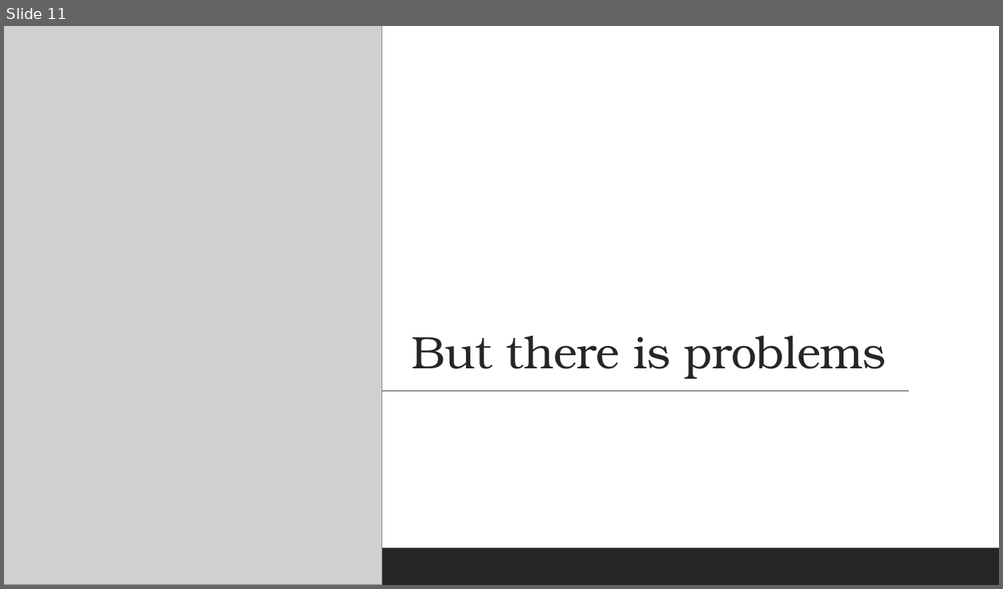
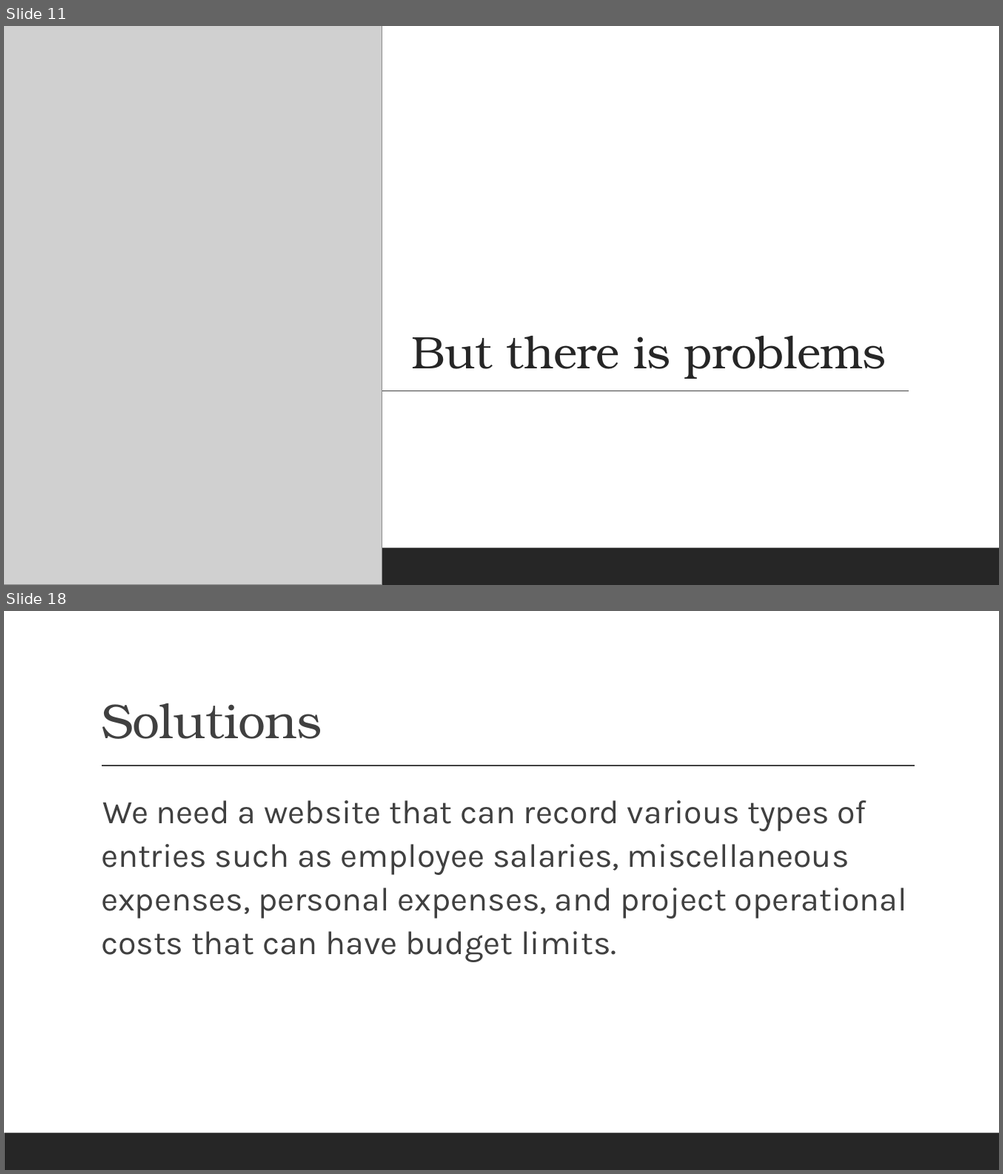
Before and after one commit to Brevalda1/financebrevaldabaru, a slide deck: ONLINE COMPANY EXPENSE RECORDING WEBSITE BASED ON MULTI-COMPANY.pptx. Shown one above the other, each under a label of ours: slide 11 before the commit, slides 11 and 18 after it; the slides between them are not shown. The pictures are 1003x589 and 1003x1174 pixels, drawn with LibreOffice and Linux fonts; fonts in the diff are those of the drawing; grey boxes stand for pictures. Boxes give left, top, right and bottom in pixels: in the first picture for what was removed or moved away, otherwise in the second. Text is boxed around its words. In the diff, an @@ line names an element or a change of style, - is before the commit and + after.

```diff
--- a/ONLINE COMPANY EXPENSE RECORDING WEBSITE BASED ON MULTI-COMPANY.pptx
+++ b/ONLINE COMPANY EXPENSE RECORDING WEBSITE BASED ON MULTI-COMPANY.pptx
@@ slide 18 added at [4, 611, 999, 1170], background #FFFFFF; not listed: 1 template element that a slide beside it also shows @@
@@ title added at [101, 703, 321, 739], 47 pt, text #404040 @@
+Solutions
@@ line added from (102, 766) to (915, 766), #404040 1 pt @@
@@ text added at [101, 800, 907, 963], 32 pt, text #404040 @@
+  We need a website that can record various types of entries such as employee salaries, miscellaneous expenses, personal expenses, and project operational costs that can have budget limits.
```
Also in this commit, not shown: 14 other slides added, 2 slides removed, 1 other file.
